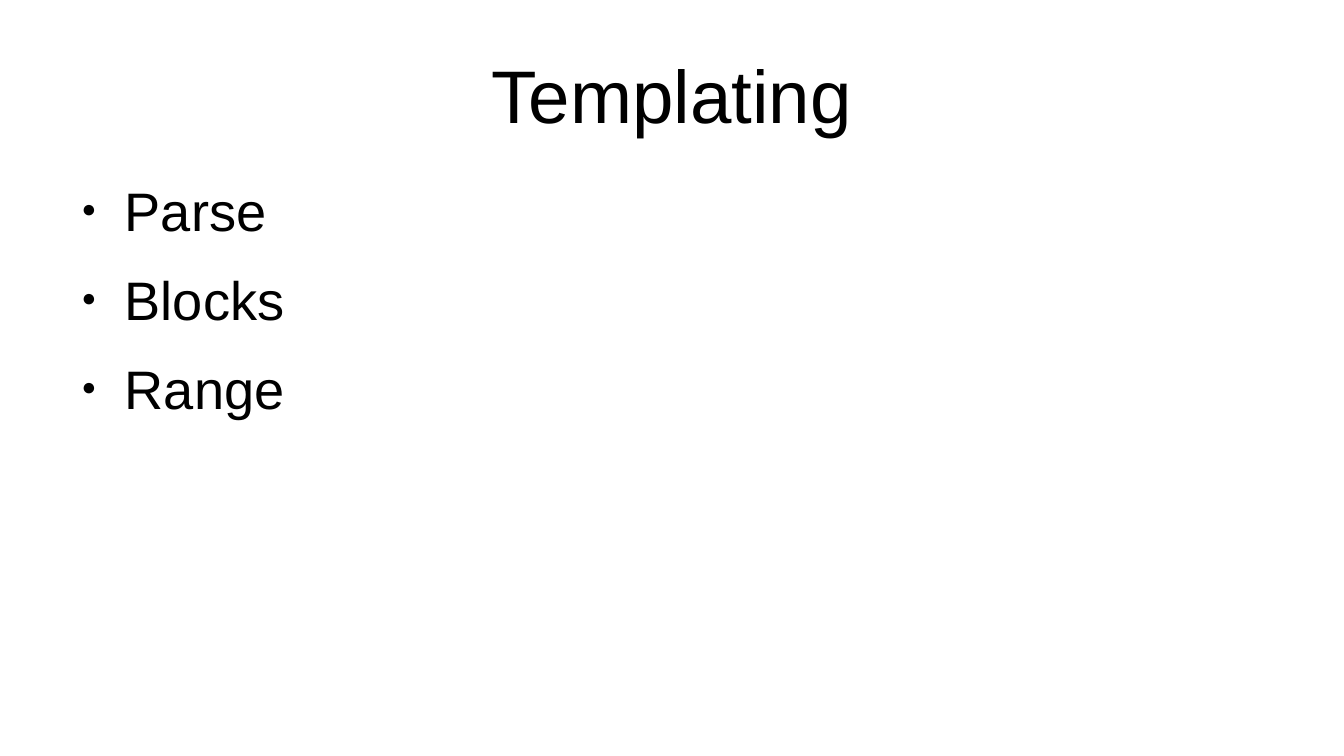
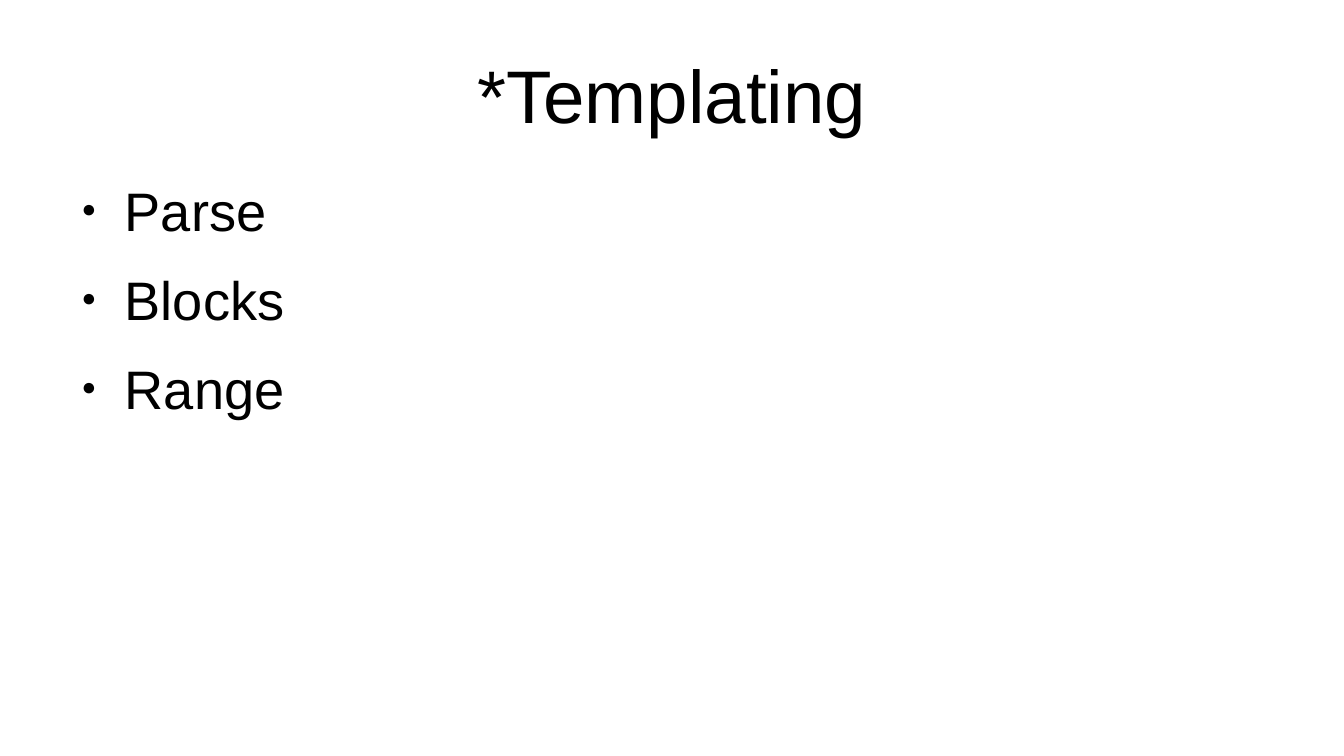
Before and after one commit to axis-go-course/spiderman, a slide deck: slide 9 of presentation.odp. Drawn at 1344x756 pixels with LibreOffice and Linux fonts; fonts in the diff are those of the drawing. Boxes give left, top, right and bottom in pixels: in the first picture for what was removed or moved away, otherwise in the second. Text is boxed around its words. In the diff, an @@ line names an element or a change of style, - is before the commit and + after.

```diff
--- a/presentation.odp
+++ b/presentation.odp
@@ title at [477,69,866,137]: text changed @@
-Templating
+*Templating
```
Also in this commit, not shown: 6 other slides changed, 8 other files.
